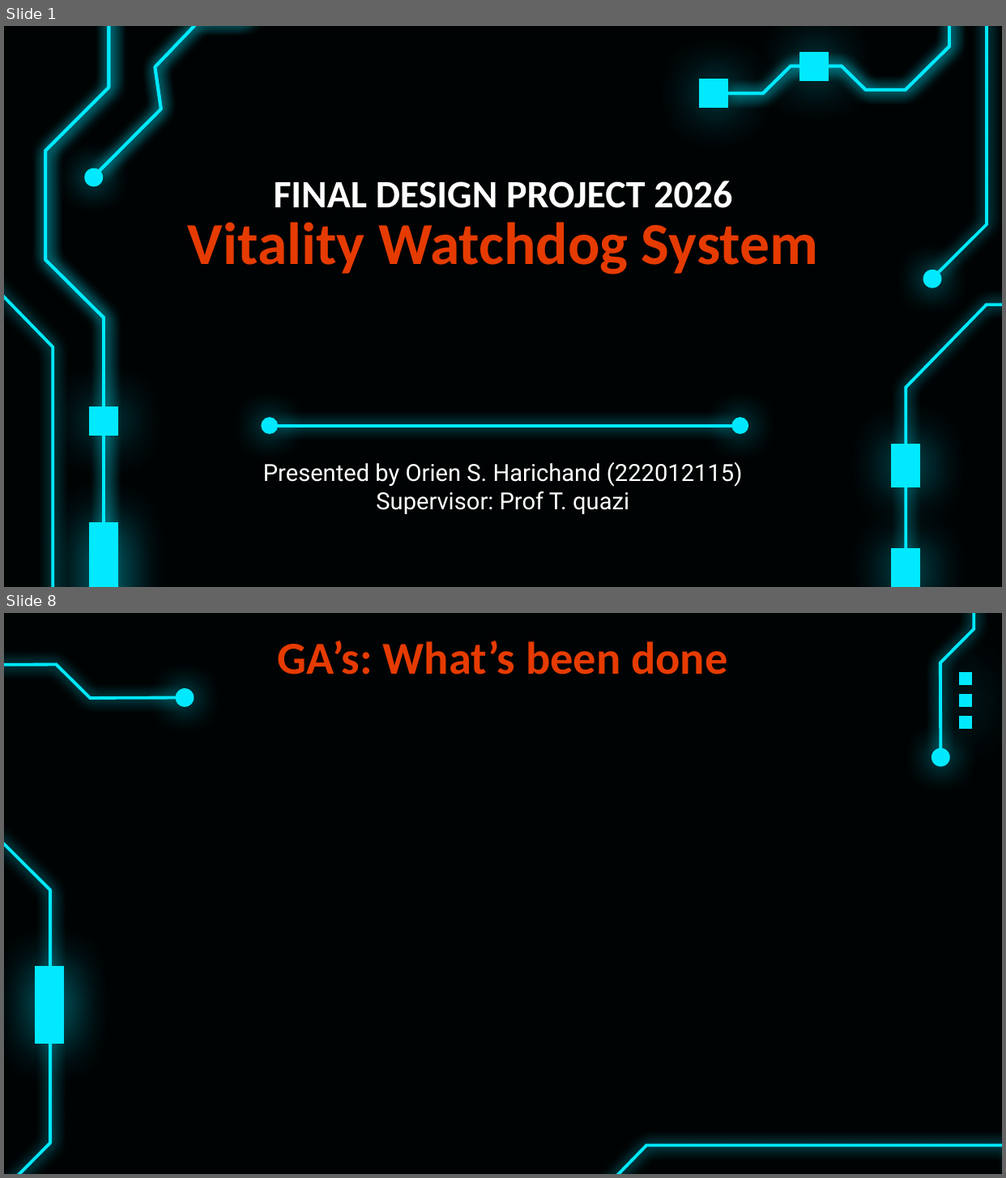
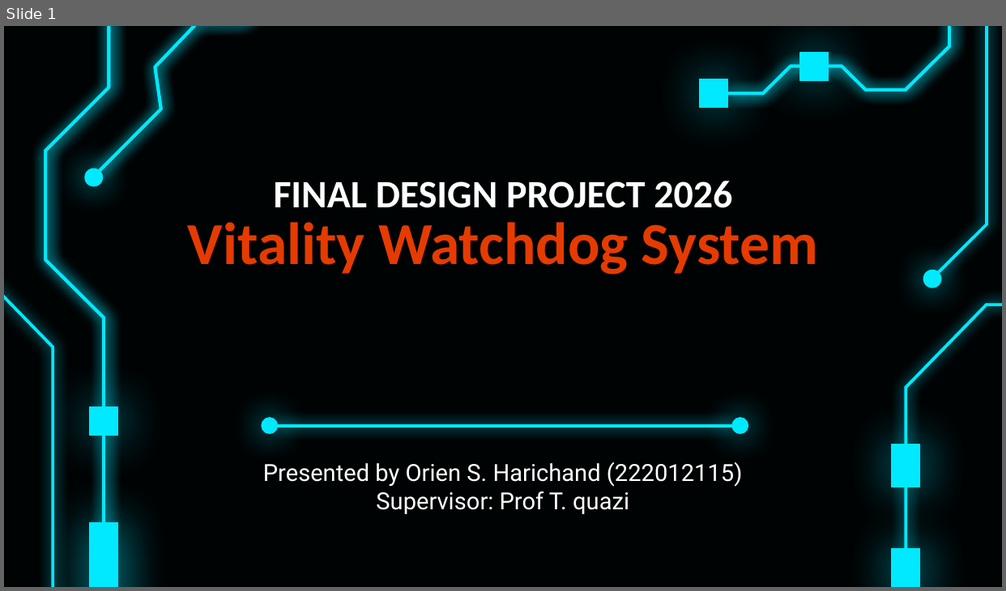
Before and after one commit to brainiac1909-prog/The_Vitality_Watchdog, a slide deck: P2/PRES.pptx. Shown one above the other, each under a label of ours: slides 1 and 8 before the commit, slide 1 after it; the slides between them are not shown. The pictures are 1006x1178 and 1006x591 pixels, drawn with LibreOffice and Linux fonts; fonts in the diff are those of the drawing. Boxes give left, top, right and bottom in pixels: in the first picture for what was removed or moved away, otherwise in the second. Text is boxed around its words. In the diff, an @@ line names an element or a change of style, - is before the commit and + after.

```diff
--- a/P2/PRES.pptx
+++ b/P2/PRES.pptx
@@ slide 8 removed at [4,613,1002,1174], background #000304 @@
@@ freeform shape removed at [4,613,181,847] @@
@@ freeform shape removed at [792,613,1002,752] @@
@@ title removed at [278,641,727,675] @@
-GA’s: What’s been done
@@ freeform shape removed at [959,672,972,685] @@
@@ ellipse removed at [177,690,193,706] @@
@@ freeform shape removed at [959,694,972,707] @@
@@ freeform shape removed at [959,716,972,729] @@
@@ ellipse removed at [932,749,948,764] @@
@@ freeform shape removed at [4,837,51,1174] @@
@@ freeform shape removed at [36,966,65,1044] @@
@@ freeform shape removed at [566,1146,1002,1174] @@
```
Also in this commit, not shown: 6 slides changed, 5 slides added, 2 other slides removed.
